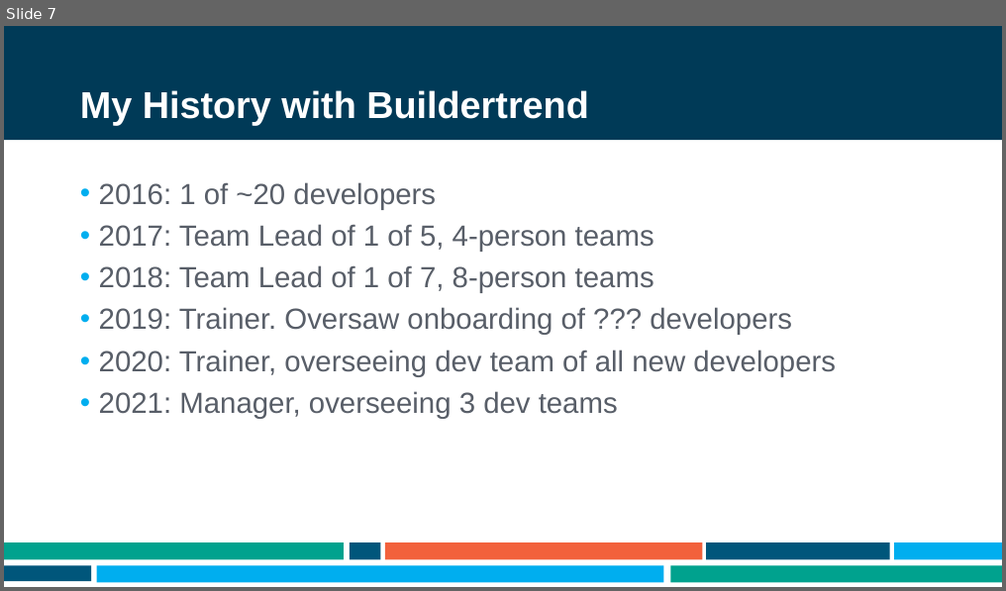
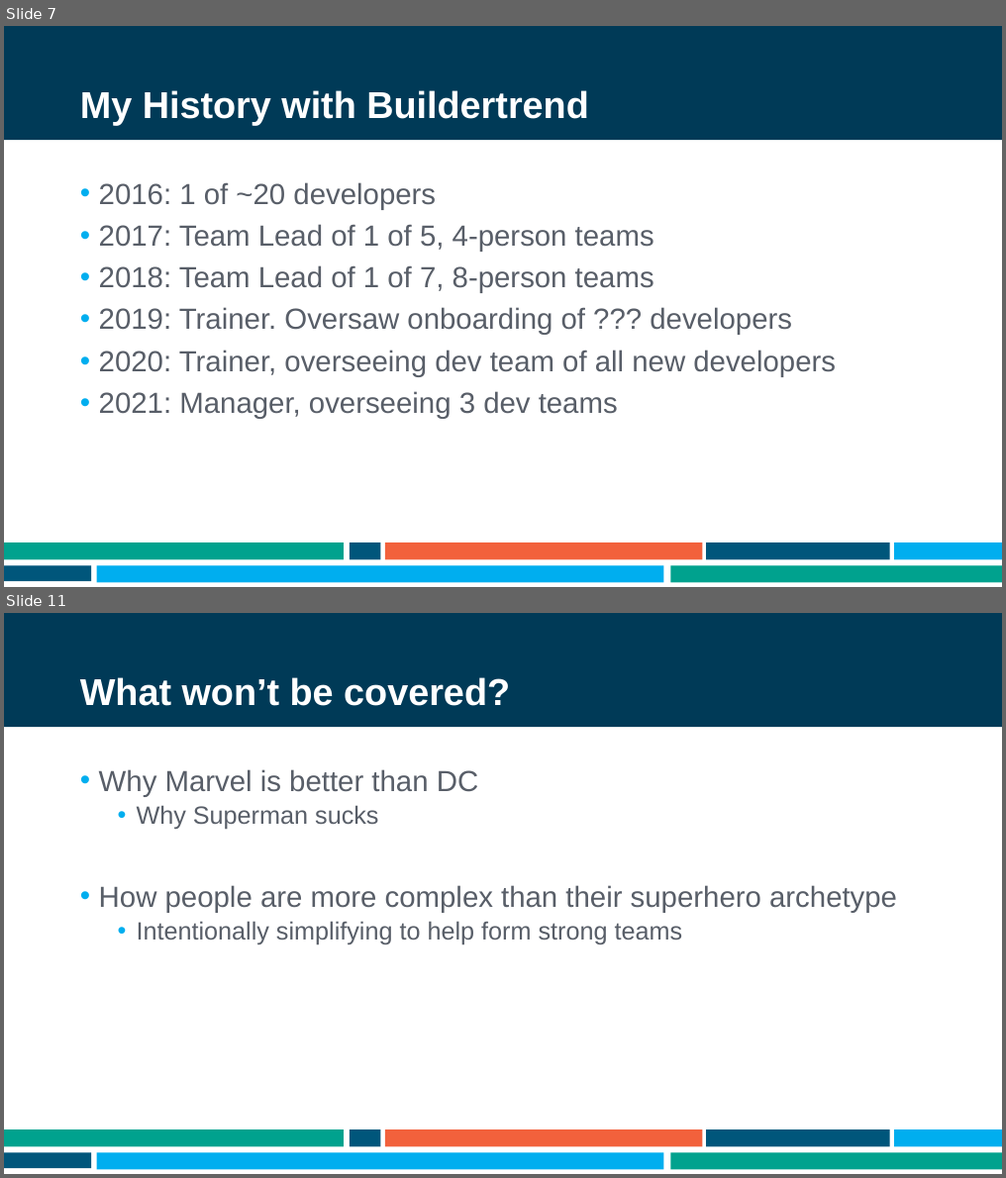
Before and after one commit to ademing/nebraska-code-2021, a slide deck: Presentation.pptx. Shown one above the other, each under a label of ours: slide 7 before the commit, slides 7 and 11 after it; the slides between them are not shown. The pictures are 1006x591 and 1006x1178 pixels, drawn with LibreOffice and Linux fonts; fonts in the diff are those of the drawing; background and template pictures are left out. Boxes give left, top, right and bottom in pixels: in the first picture for what was removed or moved away, otherwise in the second. Text is boxed around its words. In the diff, an @@ line names an element or a change of style, - is before the commit and + after.

```diff
--- a/Presentation.pptx
+++ b/Presentation.pptx
@@ slide 11 added at (x1=4, y1=613, x2=1002, y2=1174), background #FFFFFF; not listed: 9 template elements that a slide beside it also shows @@
@@ title added at (x1=80, y1=677, x2=510, y2=706), 36 pt, text #FFFFFF, bold @@
+What won’t be covered?
@@ text added at (x1=99, y1=769, x2=897, y2=945), 28 pt, text #585E68 @@
+• Why Marvel is better than DC
+  • Why Superman sucks
+• How people are more complex than their superhero archetype
+  • Intentionally simplifying to help form strong teams
```
Also in this commit, not shown: 1 slide changed, 8 other slides added, 1 slide removed.
